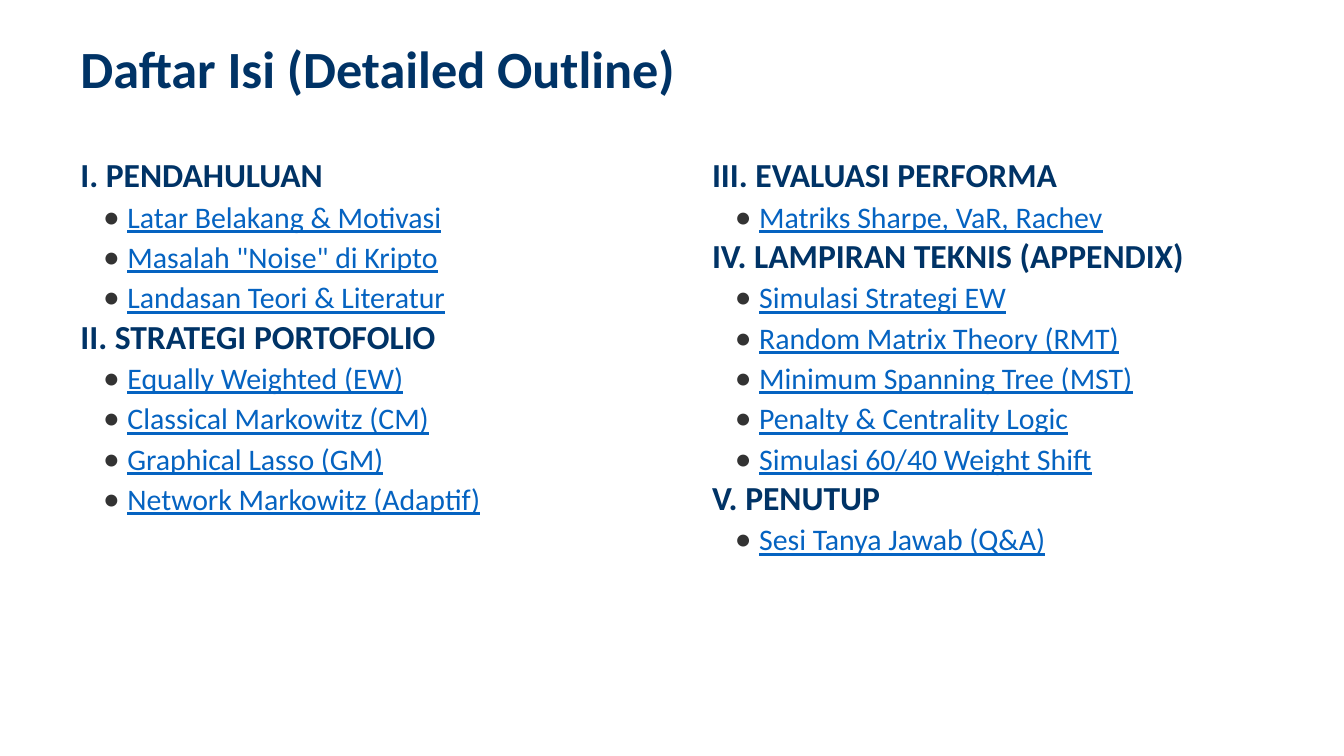
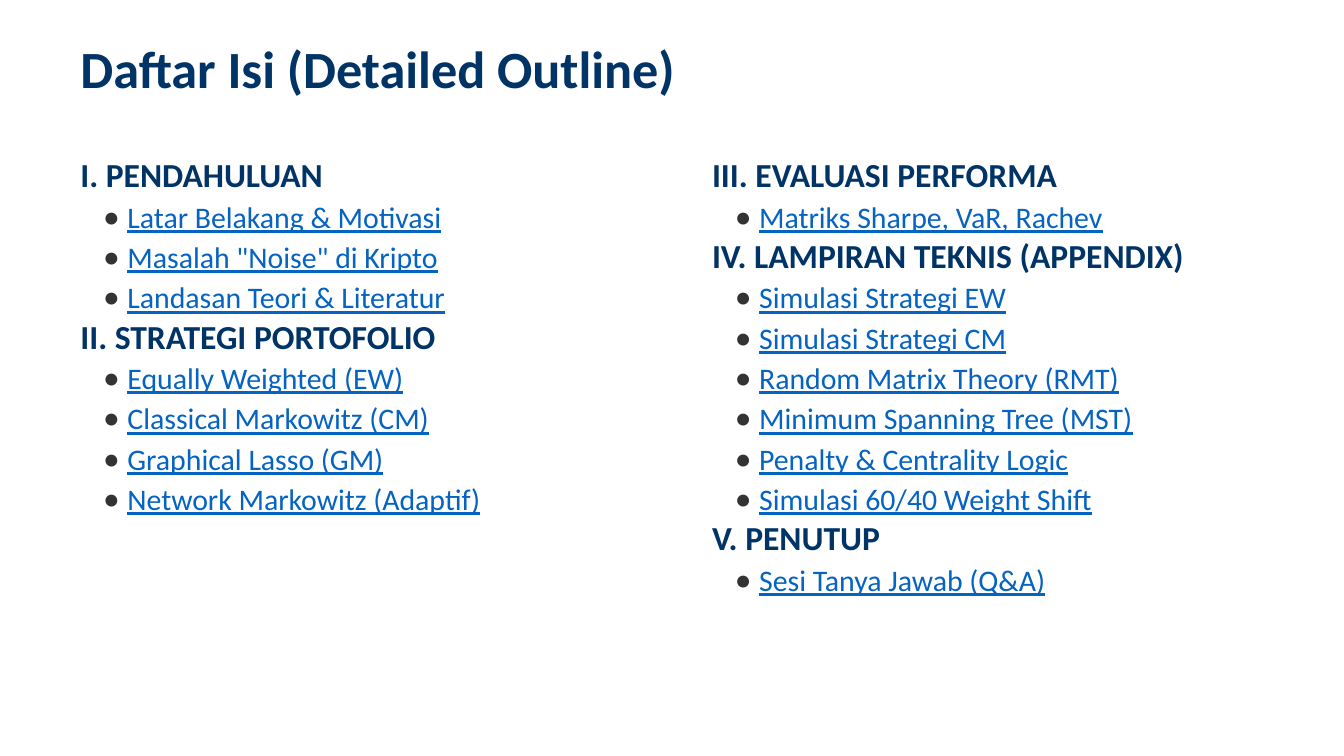
Before and after one commit to ragilrojo/RepoThesis, a slide deck: slide 2 of Presentasi_Proposal_Update.pptx. Drawn at 1344x756 pixels with LibreOffice and Linux fonts; fonts in the diff are those of the drawing. Boxes give left, top, right and bottom in pixels: in the first picture for what was removed or moved away, otherwise in the second. Text is boxed around its words. In the diff, an @@ line names an element or a change of style, - is before the commit and + after.

```diff
--- a/Presentasi_Proposal_Update.pptx
+++ b/Presentasi_Proposal_Update.pptx
@@ text at [759,328,1006,354]: paragraph added @@
+• Simulasi Strategi CM
```
Also in this commit, not shown: 1 other file.
